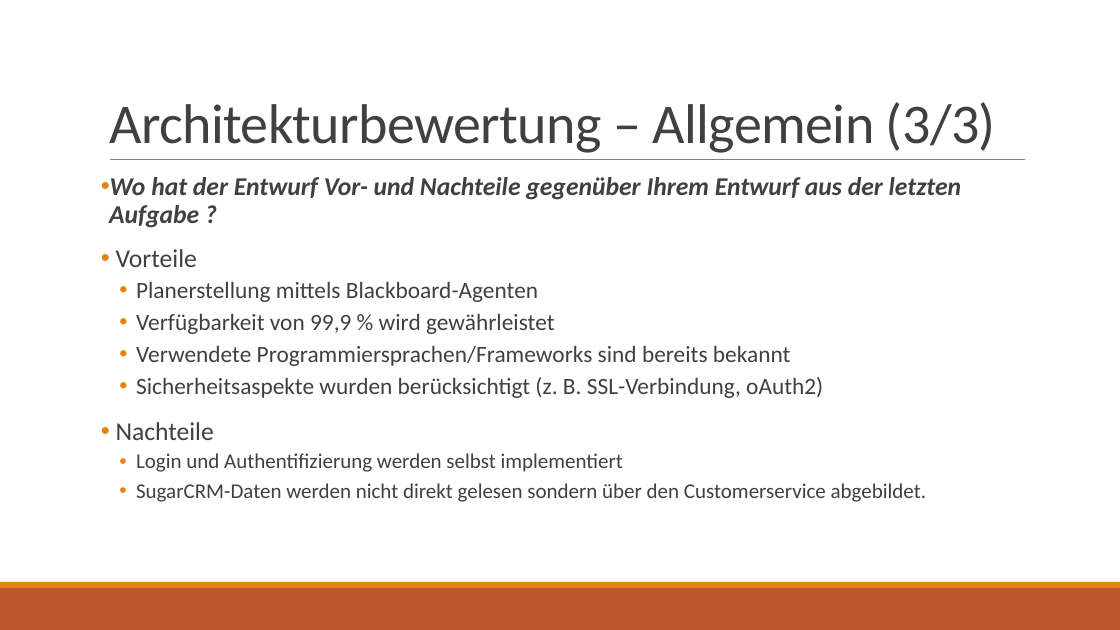
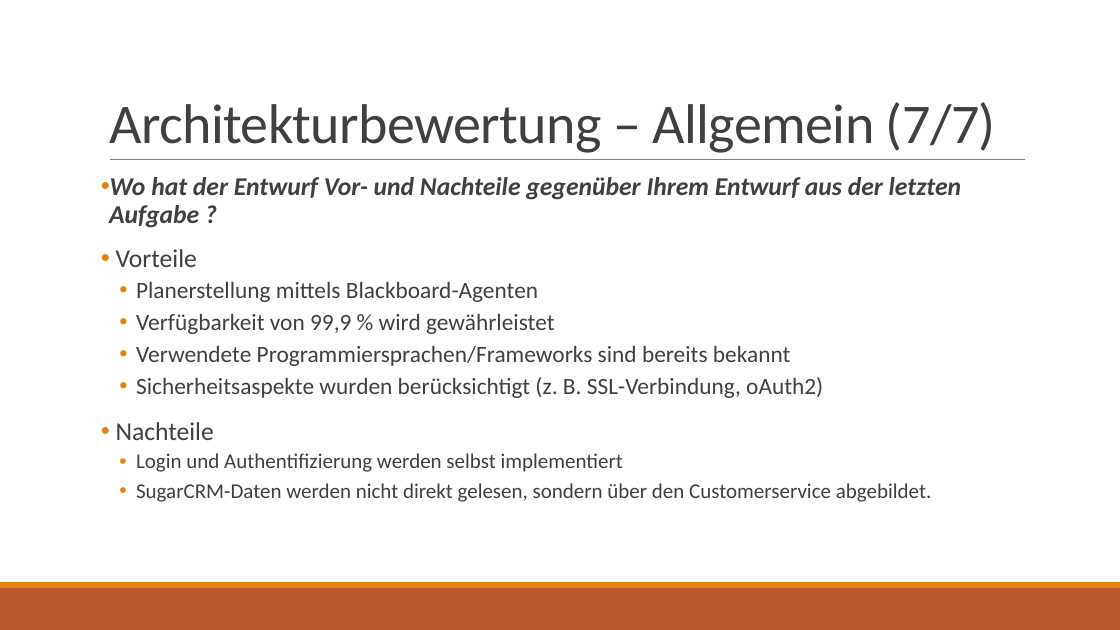
Before and after one commit to jnk111/AI_Praktikum, a slide deck: slide 15 of Aufgaben/P4/Loesung/Wochenplansoftware - Architekturbewertung.pptx (slide 13 before the commit). Drawn at 1120x630 pixels with LibreOffice and Linux fonts; fonts in the diff are those of the drawing. Boxes give left, top, right and bottom in pixels: in the first picture for what was removed or moved away, otherwise in the second. Text is boxed around its words. In the diff, an @@ line names an element or a change of style, - is before the commit and + after.

```diff
--- a/Aufgaben/P4/Loesung/Wochenplansoftware - Architekturbewertung.pptx
+++ b/Aufgaben/P4/Loesung/Wochenplansoftware - Architekturbewertung.pptx
@@ title at [109,102,996,153]: text changed @@
-Architekturbewertung – Allgemein (3/3)
+Architekturbewertung – Allgemein (7/7)
@@ text at [136,483,931,502]: text changed @@
-  • SugarCRM-Daten werden nicht direkt gelesen sondern über den Customerservice abgebildet.
+  • SugarCRM-Daten werden nicht direkt gelesen, sondern über den Customerservice abgebildet.
```
Also in this commit, not shown: 11 other slides changed, 2 slides added, 1 other file.
